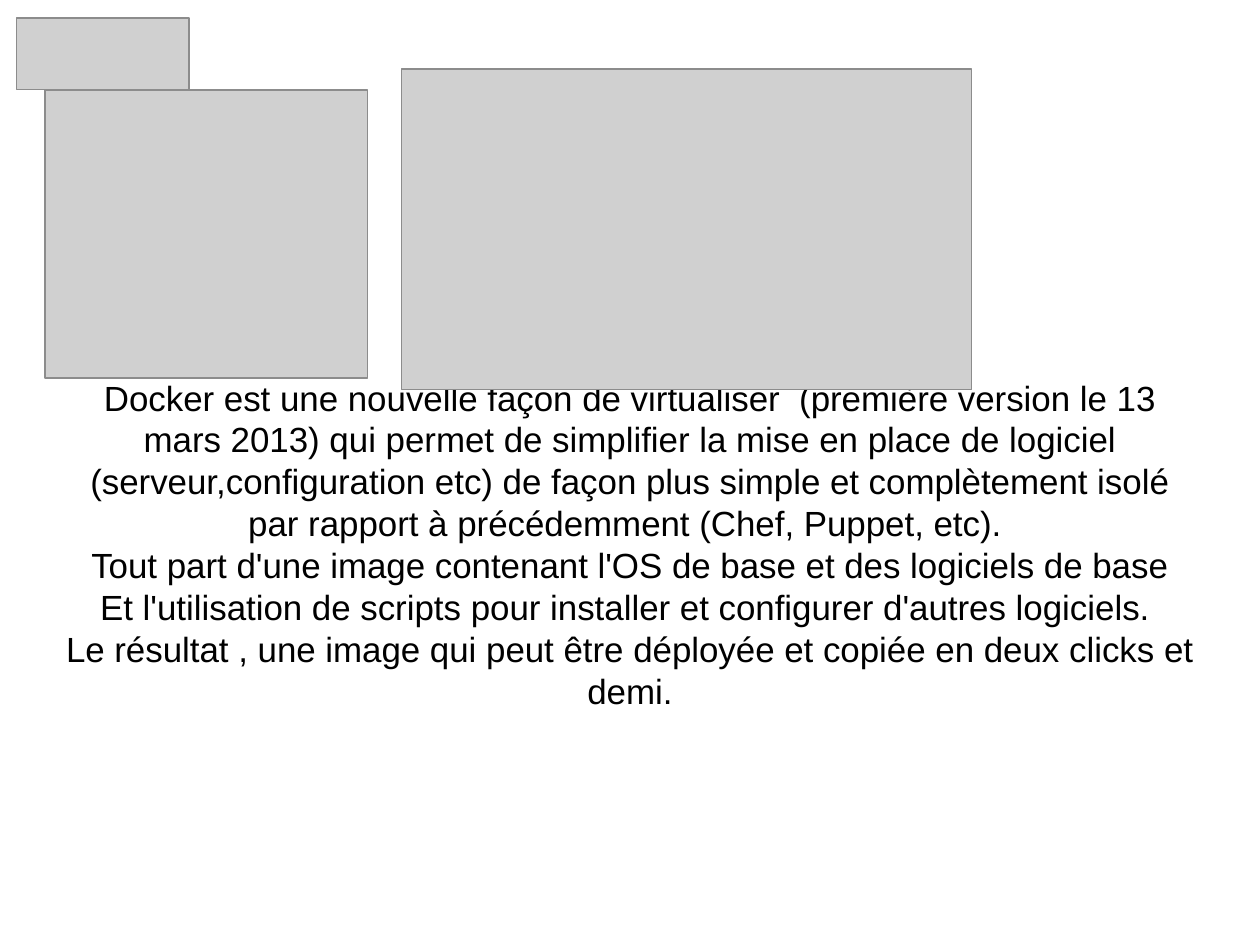
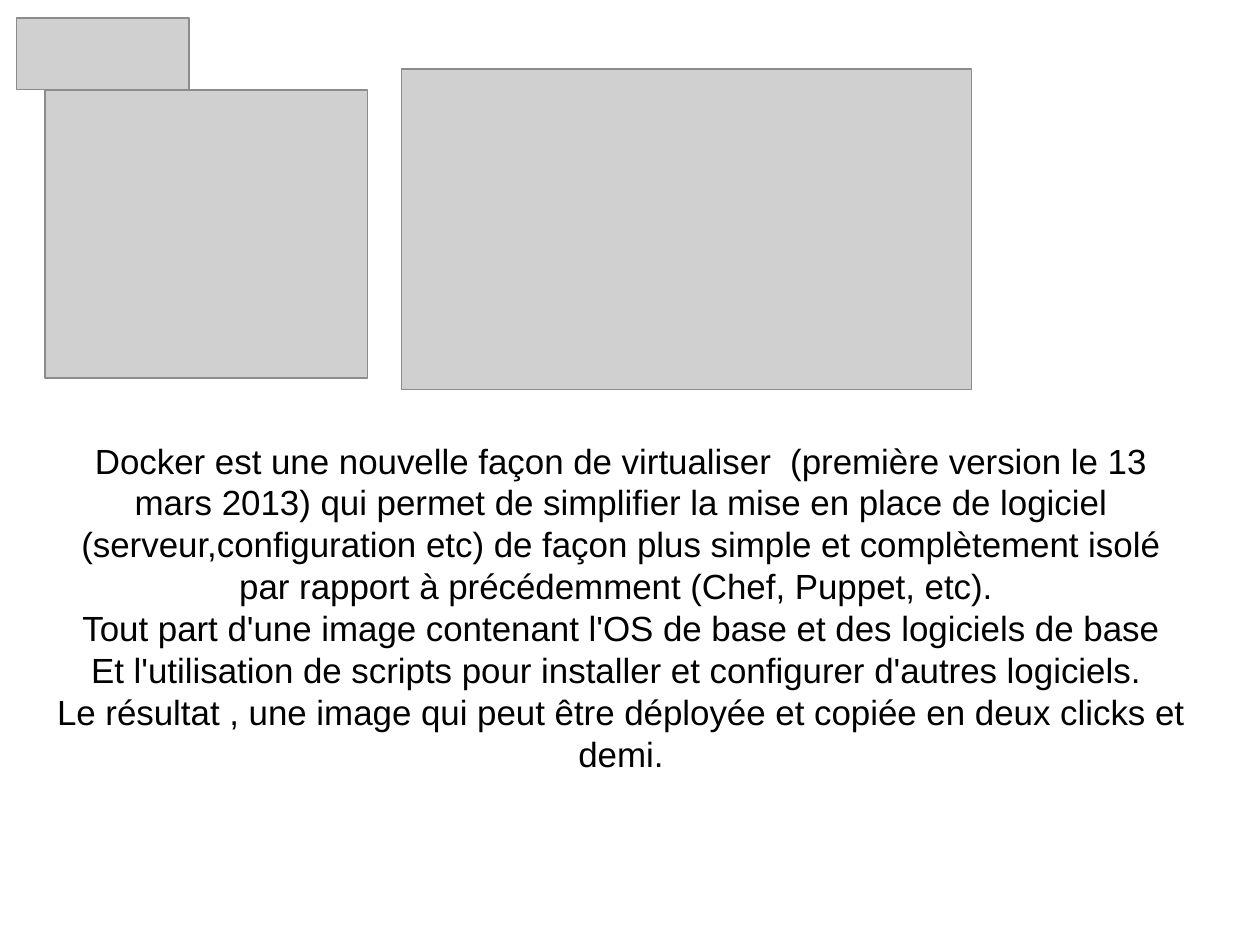
Before and after one commit to heylve/current, a slide deck: slide 1 of Rencontre_devs/docker_dev_conf_20_11_2017.odp. Drawn at 1260x945 pixels with LibreOffice and Linux fonts; fonts in the diff are those of the drawing; grey boxes stand for pictures. Boxes give left, top, right and bottom in pixels: in the first picture for what was removed or moved away, otherwise in the second. Text is boxed around its words. In the diff, an @@ line names an element or a change of style, - is before the commit and + after.

```diff
--- a/Rencontre_devs/docker_dev_conf_20_11_2017.odp
+++ b/Rencontre_devs/docker_dev_conf_20_11_2017.odp
@@ subtitle "Docker est une nouvelle façon ...": place and size @@
-subtitle "Docker est une nouvelle façon ..." at bbox=[66, 382, 1193, 705]
+subtitle "Docker est une nouvelle façon ..." at bbox=[57, 448, 1184, 768]
```
Also in this commit, not shown: 4 other files.
